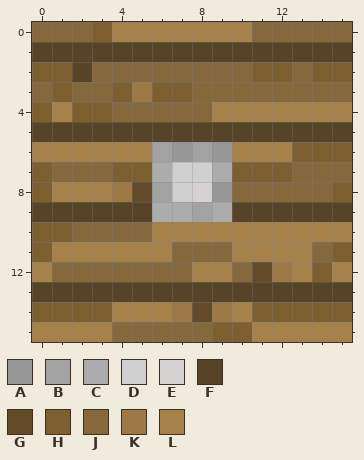
Two states of a pixel-art sprite, textures/artifice_mana_leech_top.png. Above: the version before the commit.
The file is 16x16 pixels. Colours within 5 levels of each other are drawn and written as one.
Palette (. is transparent): A #979797  B #a2a2a2  C #acacac  D #d0d0d0  E #d6d2d1  F #574325  G #634b2a  H #7e6030  J #85693c  K #9d7945  L #a6814a
Once edited:
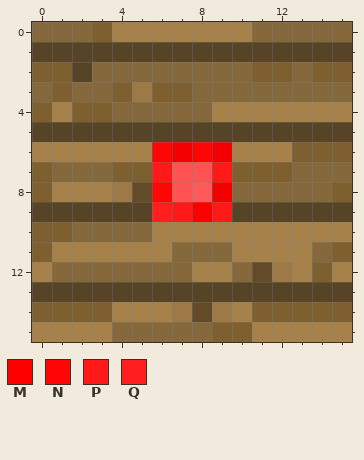
Colours new in this view: M #ff0000  N #ff0606  P #ff1919  Q #ff1f1f
Difference:
colour A: #979797 -> #f40000
colour D: #d0d0d0 -> #fe5353
colour E: #d6d2d1 -> #ff5959
y 6: x 6 B -> N; x 8 B -> N
y 7: x 6 C -> P; x 9 C -> P
y 8: x 6 B -> N
y 9: x 6..9 CCBC -> QPMP
Pixel boxes of the changes (left, top, right, bottom) in both pictures:
changed: (152, 142, 232, 222)
